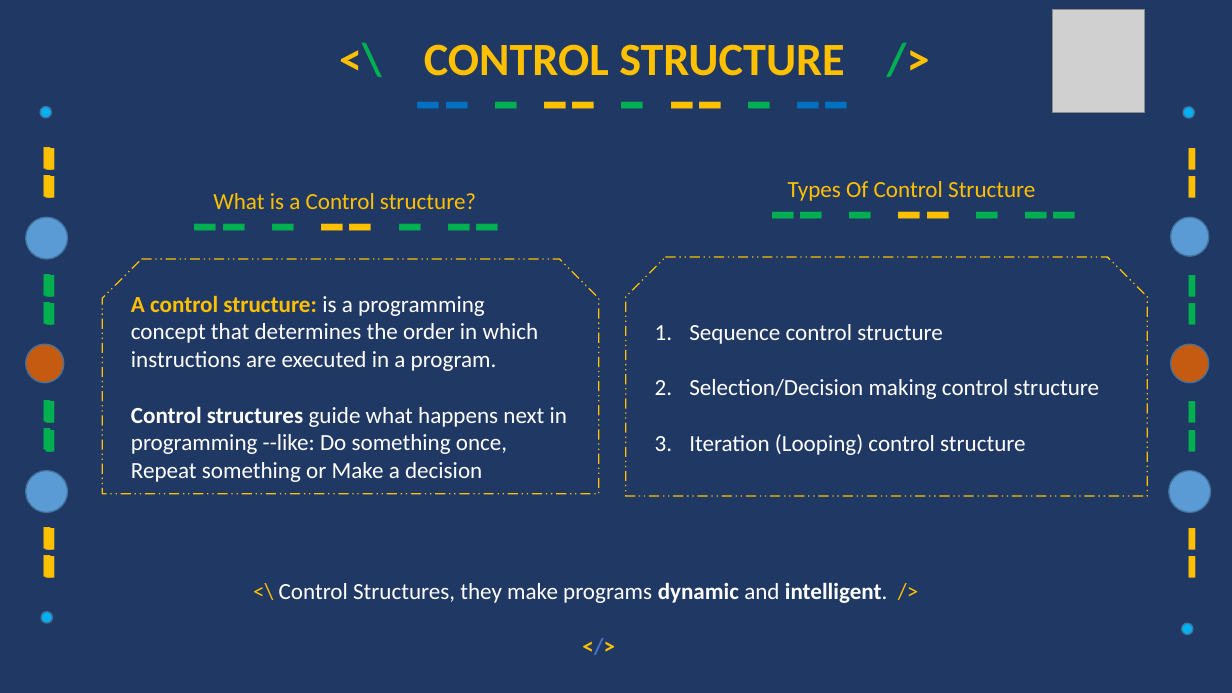
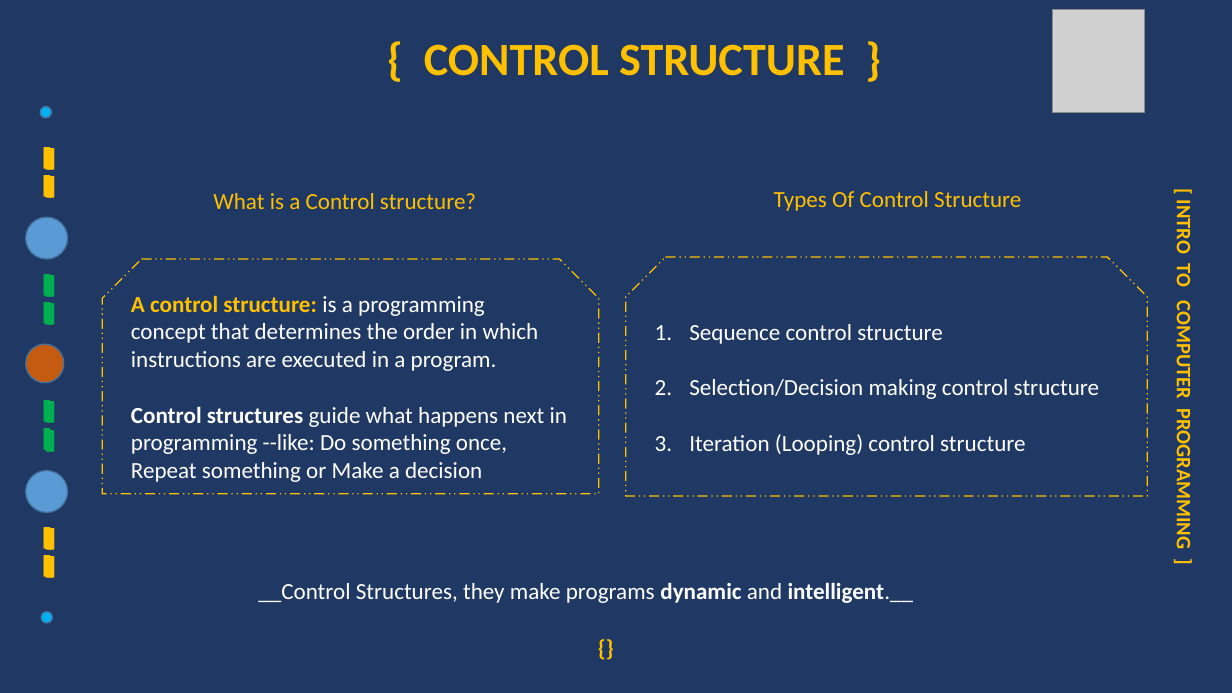
Before and after one commit to mutanganajoseph/Documents, a slide deck: slide 2 of auca/Sem-3/ICP/Assignment/Solution/Control_Structure.pptx. Drawn at 1232x693 pixels with LibreOffice and Linux fonts; fonts in the diff are those of the drawing; grey boxes stand for pictures. Boxes give left, top, right and bottom in pixels: in the first picture for what was removed or moved away, otherwise in the second. Text is boxed around its words. In the diff, an @@ line names an element or a change of style, - is before the commit and + after.

```diff
--- a/auca/Sem-3/ICP/Assignment/Solution/Control_Structure.pptx
+++ b/auca/Sem-3/ICP/Assignment/Solution/Control_Structure.pptx
@@ text removed at box(1161, 77, 1203, 650) @@
--- - -- - -- - --
@@ text removed at box(348, 91, 918, 141) @@
--- - -- - -- - --
@@ ellipse removed at box(1183, 107, 1194, 118) @@
@@ text "Types Of Control Structure": place and size @@
-text "Types Of Control Structure" at box(788, 181, 1035, 201)
+text "Types Of Control Structure" at box(774, 191, 1021, 211)
@@ text added at box(1171, 206, 1196, 545), 16 pt, text #FFC000, bold @@
+[ INTRO TO COMPUTER PROGRAMMING ]
@@ text removed at box(162, 226, 552, 250) @@
--- - -- - --
@@ text removed at box(739, 212, 1129, 242) @@
--- - -- - --
@@ ellipse removed at box(1171, 217, 1209, 256) @@
@@ ellipse removed at box(1171, 344, 1209, 383) @@
@@ ellipse removed at box(1169, 470, 1211, 512) @@
@@ text at box(258, 582, 914, 603): text changed @@
-<\ Control Structures, they make programs dynamic and intelligent. />
+__Control Structures, they make programs dynamic and intelligent.__
@@ ellipse removed at box(1182, 623, 1193, 634) @@
@@ text at box(523, 635, 689, 659): text changed @@
-</>
+{}
```
Also in this commit, not shown: 5 other slides changed, 5 other files.
